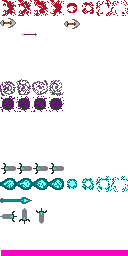
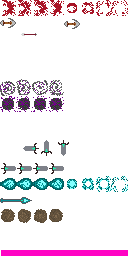
Layers edited between the first and the second 128px x 256px image:
painted on "Background" over [0, 140, 69, 224]
